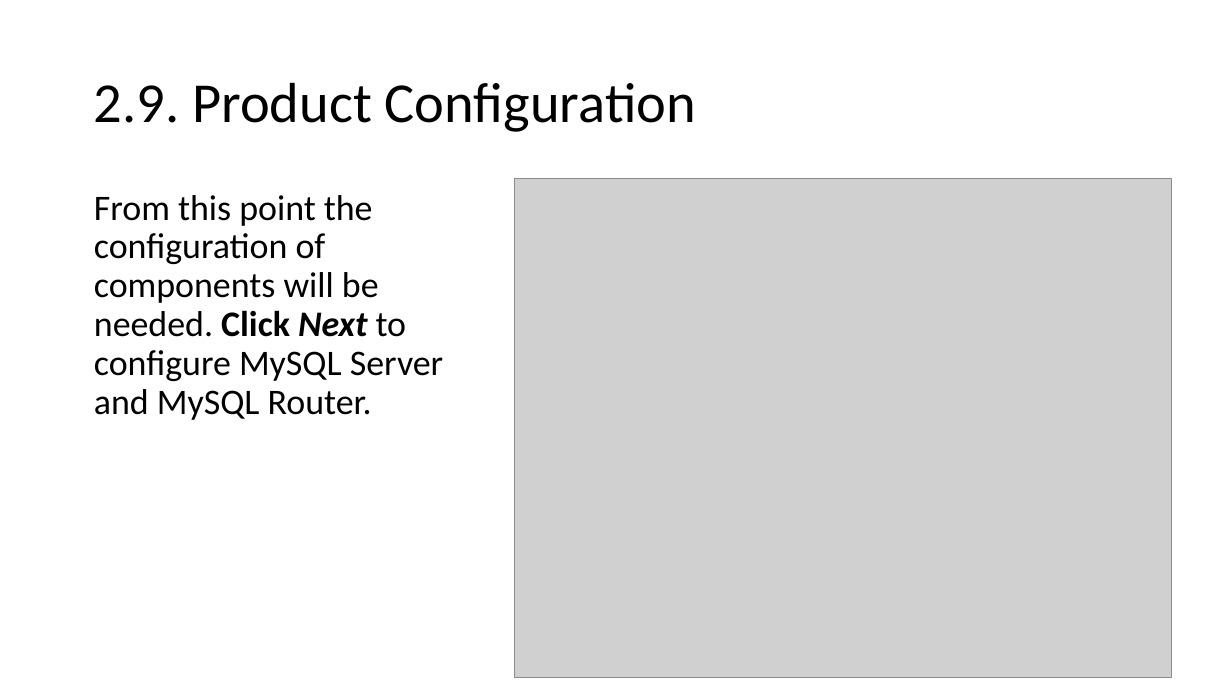
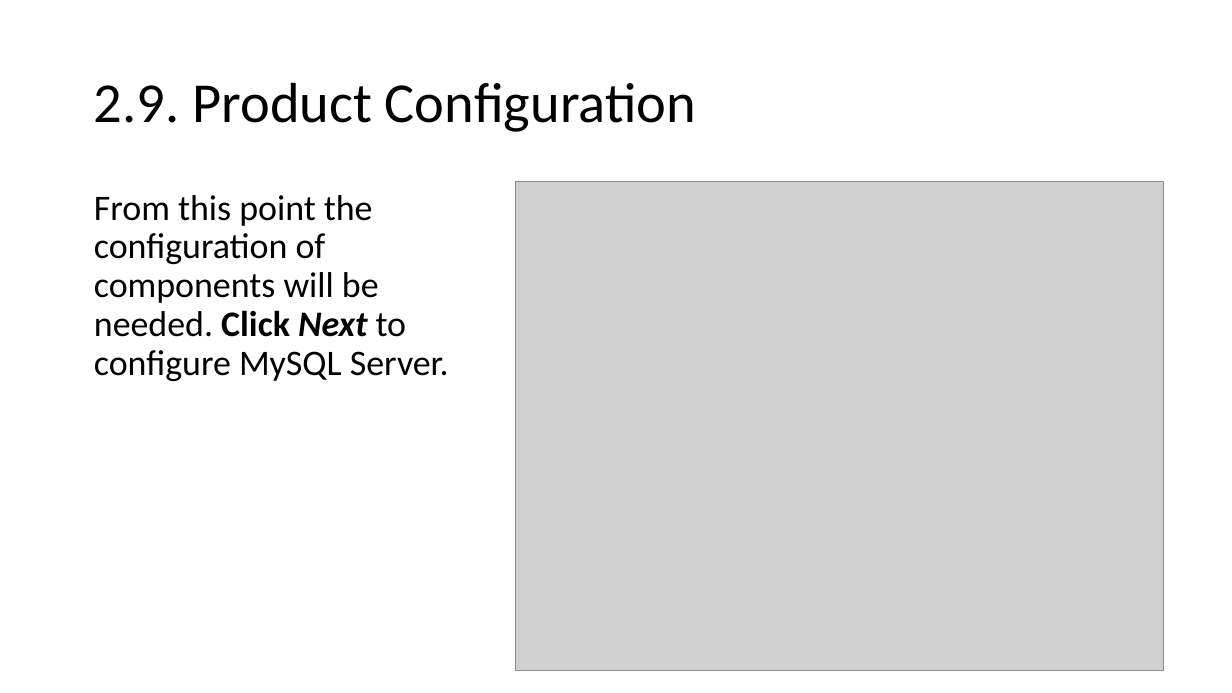
Before and after one commit to aolins/pbc, a slide deck: slide 16 of javadb/resources/Installing MySQL .pptx. Drawn at 1232x693 pixels with LibreOffice and Linux fonts; fonts in the diff are those of the drawing; grey boxes stand for pictures. Boxes give left, top, right and bottom in pixels: in the first picture for what was removed or moved away, otherwise in the second. Text is boxed around its words. In the diff, an @@ line names an element or a change of style, - is before the commit and + after.

```diff
--- a/javadb/resources/Installing MySQL .pptx
+++ b/javadb/resources/Installing MySQL .pptx
@@ text at [94,195,449,381]: text changed @@
-From this point the configuration of components will be needed. Click Next to configure MySQL Server and MySQL Router.
+From this point the configuration of components will be needed. Click Next to configure MySQL Server.
@@ picture: place and size @@
-picture at [515,178,1172,677]
+picture at [516,181,1164,670]
```
Also in this commit, not shown: 12 other slides changed, 1 slide added, 2 slides removed.
